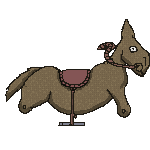
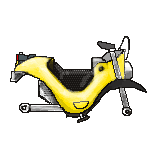
Two versions of the same layered image (150 × 150). Layer-by-layer changes:
hid group "wood-horse" (4 layers) over left=5, top=19, right=150, bottom=126
showed group "Bike" (4 layers) over left=5, top=36, right=149, bottom=123
